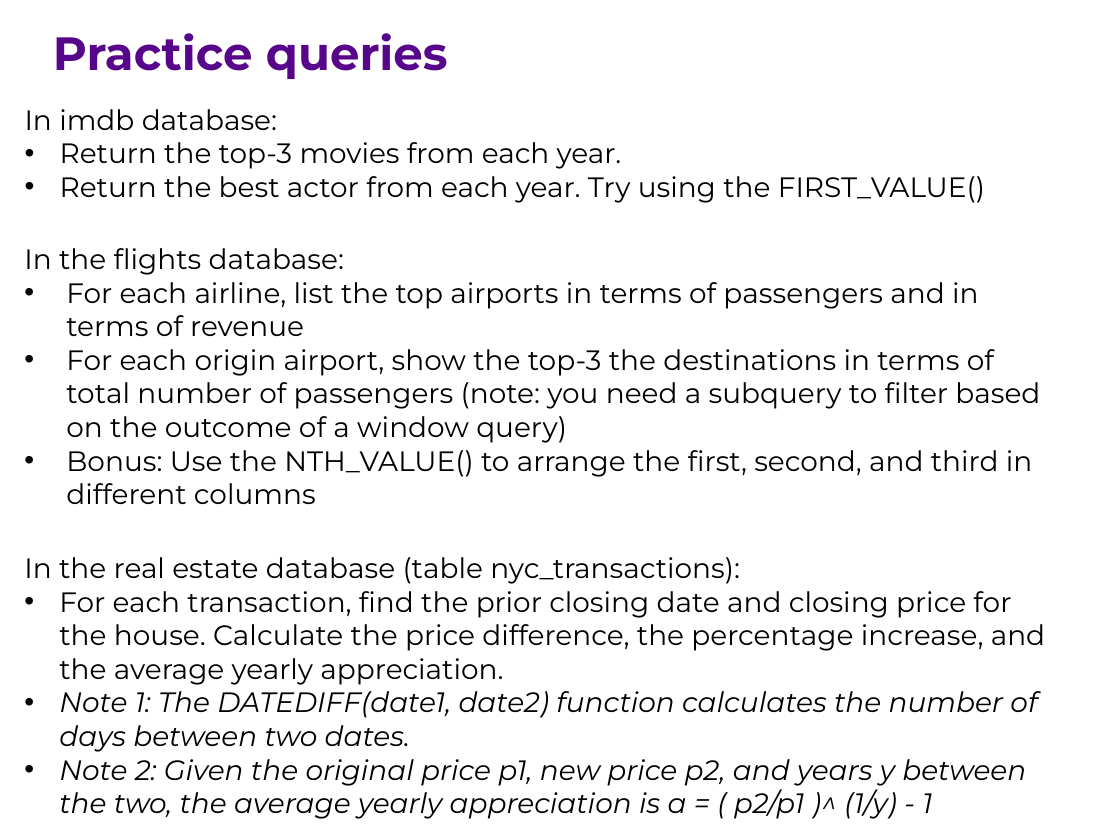
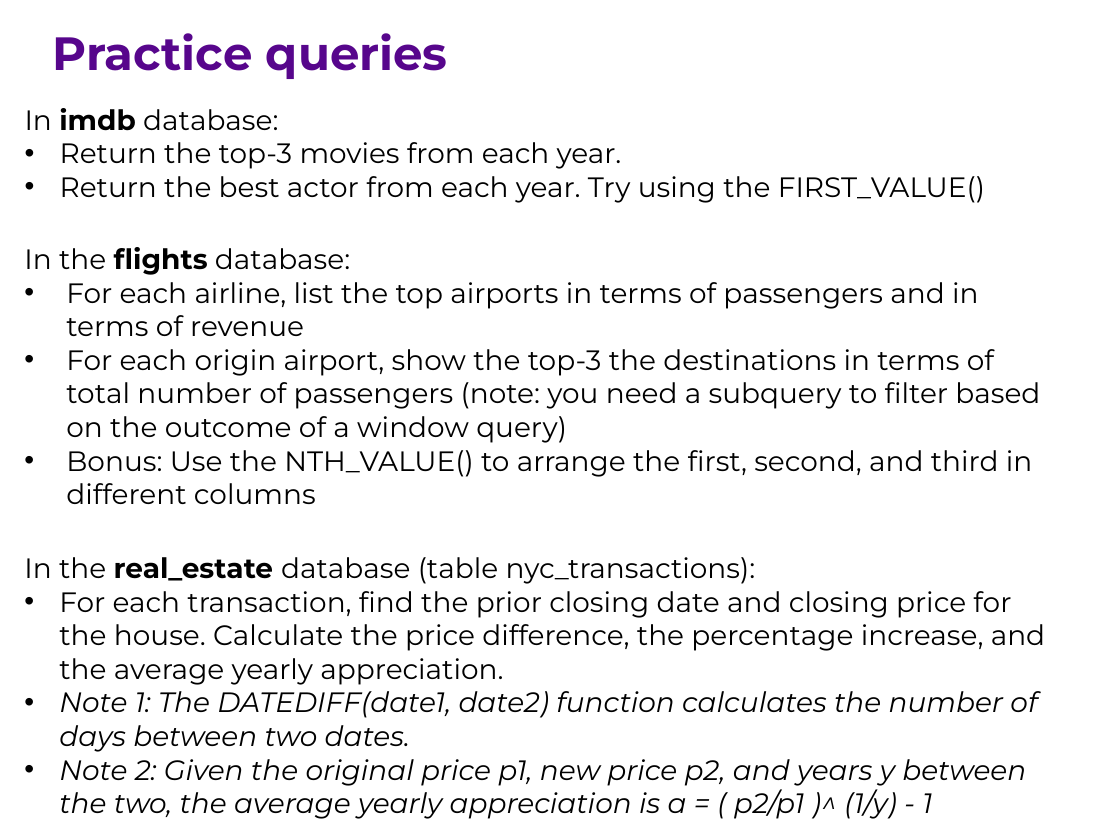
Before and after one commit to ipeirotis/introduction-to-databases, a slide deck: slide 17 of session7/G-Window_queries.pptx (slide 15 before the commit). Drawn at 1120x840 pixels with LibreOffice and Linux fonts; fonts in the diff are those of the drawing. Boxes give left, top, right and bottom in pixels: in the first picture for what was removed or moved away, otherwise in the second. Text is boxed around its words. In the diff, an @@ line names an element or a change of style, - is before the commit and + after.

```diff
--- a/session7/G-Window_queries.pptx
+++ b/session7/G-Window_queries.pptx
@@ text at [25, 108, 278, 131]: bold on in "imdb" @@
@@ text at [24, 247, 350, 275]: bold on in "flights" @@
@@ text at [24, 557, 756, 584]: text changed @@
-In the real estate database (table nyc_transactions):
+In the real_estate database (table nyc_transactions):
```
Also in this commit, not shown: 3 other slides changed, 11 slides added.
